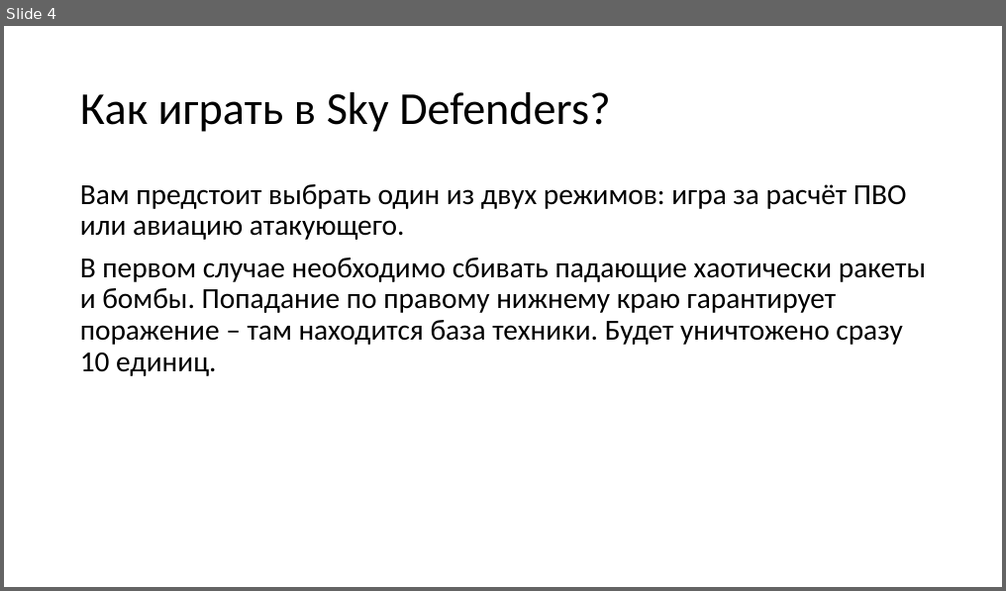
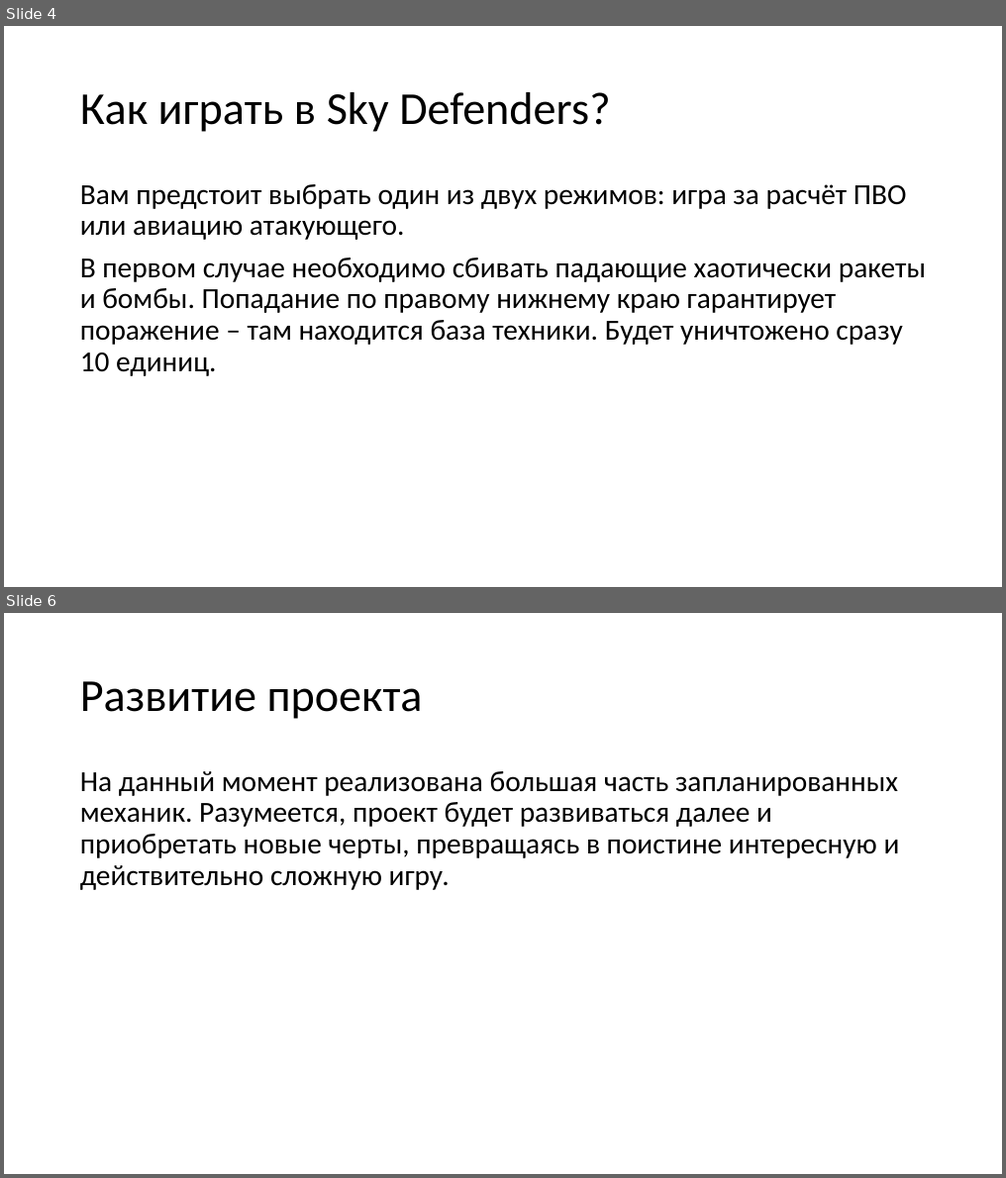
Before and after one commit to chzx-vagner/SkyDefenders, a slide deck: SkyDefenders.pptx. Shown one above the other, each under a label of ours: slide 4 before the commit, slides 4 and 6 after it; the slides between them are not shown. The pictures are 1006x591 and 1006x1178 pixels, drawn with LibreOffice and Linux fonts; fonts in the diff are those of the drawing; background and template pictures are left out. Boxes give left, top, right and bottom in pixels: in the first picture for what was removed or moved away, otherwise in the second. Text is boxed around its words. In the diff, an @@ line names an element or a change of style, - is before the commit and + after.

```diff
--- a/SkyDefenders.pptx
+++ b/SkyDefenders.pptx
@@ slide 6 added at bbox=[4, 613, 1002, 1174], background picture (left out) @@
@@ title added at bbox=[80, 681, 423, 719], 44 pt, text #000000 @@
+Развитие проекта
@@ text added at bbox=[80, 771, 900, 890], 28 pt, text #000000 @@
+На данный момент реализована большая часть запланированных механик. Разумеется, проект будет развиваться далее и приобретать новые черты, превращаясь в поистине интересную и действительно сложную игру.
```
Also in this commit, not shown: 1 slide changed.
